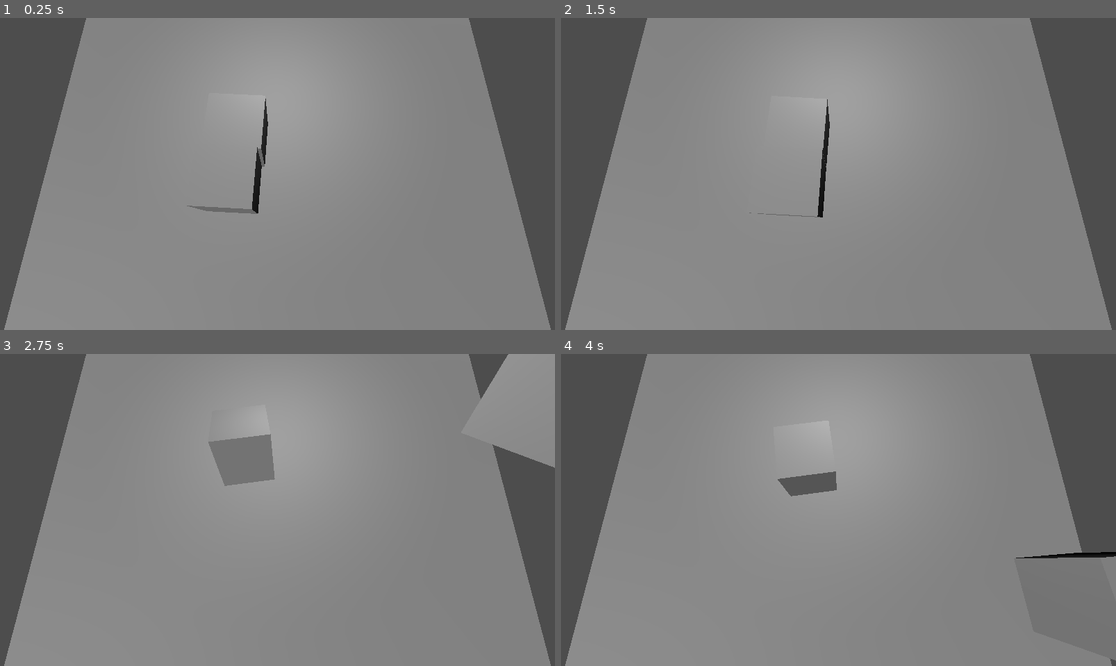
Above: before the commit, frames 1-4 (two rows, left to right).
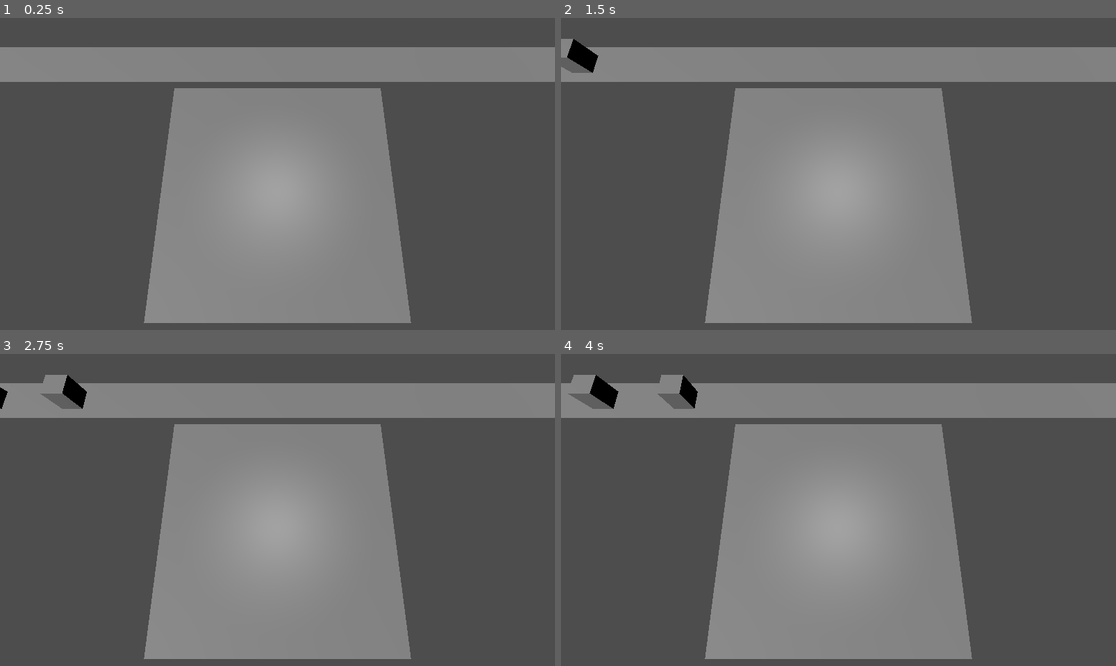
Above: after the commit, the same moments.

Repository: Fgj-vky/packing-sim
Game: Godot game, scene res://scenes/ItemDragScene.tscn
The game is run twice, just before and just after one commit, with the same random seed, the same clock (stepped at 60 frames per second) and the same inputs.
Inputs (mouse positions are in pixels of both pictures, inside the frame that each line leads up to):
- Up to frame 1 (0.25 s): no input
- Up to frame 2 (1.5 s): move the mouse to (960, 158) at 0.52 s; click (960, 158) at 0.67 s; drag from (727, 189) to (810, 236) at 1.27 s
- Up to frame 3 (2.75 s): move the mouse to (333, 441) at 2.02 s; click (333, 441) at 2.17 s
- Up to frame 4 (4 s): drag from (810, 572) to (672, 463) at 2.77 s; move the mouse to (1005, 556) at 3.52 s; click (1005, 556) at 3.67 s

The runs differ from the first frame. In frame 1, 49% of the frame differs, in the area x 0-100%, y 0-100%; in frame 2, 49%; in frame 3, 49%; in frame 4, 51%.

Commit message:
combined scenes

Diff:
--- a/scenes/ItemDragScene.tscn
+++ b/scenes/ItemDragScene.tscn
@@ -1,6 +1,6 @@
 [gd_scene load_steps=5 format=3 uid="uid://cmmg85tftws1a"]
 
-[ext_resource type="PackedScene" uid="uid://cwh5582l31gnm" path="res://prefabs/dragableObject/dragableObject.tscn" id="1_t1lyx"]
+[ext_resource type="PackedScene" uid="uid://c5e23mmpnagn" path="res://prefabs/itemConveyor/itemConveyor.tscn" id="2_nmwap"]
 
 [sub_resource type="PhysicsMaterial" id="PhysicsMaterial_ny23k"]
 rough = true
@@ -25,10 +25,7 @@
 shape = SubResource("BoxShape3D_hdgp2")
 
 [node name="Camera3D" type="Camera3D" parent="."]
-transform = Transform3D(1, 0, 0, 0, 0.224781, 0.974409, 0, -0.974409, 0.224781, 0, 4.26108, 2.86125)
-
-[node name="DragableObject" parent="." instance=ExtResource("1_t1lyx")]
-transform = Transform3D(1, 0, 0, 0, 1, 0, 0, 0, 1, -0.740786, 0.886499, 1.37793)
+transform = Transform3D(1, 0, 0, 0, 0.224781, 0.974409, 0, -0.974409, 0.224781, 0, 8.66603, 1.27514)
 
 [node name="DirectionalLight3D" type="DirectionalLight3D" parent="."]
 transform = Transform3D(0.586075, 0.61514, -0.527369, 0, 0.650867, 0.759192, 0.810256, -0.444944, 0.381457, 0, 1.40698, 0)
@@ -36,5 +33,5 @@
 [node name="OmniLight3D" type="OmniLight3D" parent="DirectionalLight3D"]
 transform = Transform3D(1, 0, 0, 0, 1, 1.49012e-08, 0, 1.49012e-08, 1, 0, 0.53366, 0.622478)
 
-[node name="DragableObject2" parent="." instance=ExtResource("1_t1lyx")]
-transform = Transform3D(1, 0, 0, 0, 1, 0, 0, 0, 1, -0.85271, 0.964215, 2.00933)
+[node name="ItemConveyor" parent="." instance=ExtResource("2_nmwap")]
+transform = Transform3D(5.66344, 0, 0, 0, 1, 0, 0, 0, 1.98184, -0.190714, 0.05, -6.30688)
